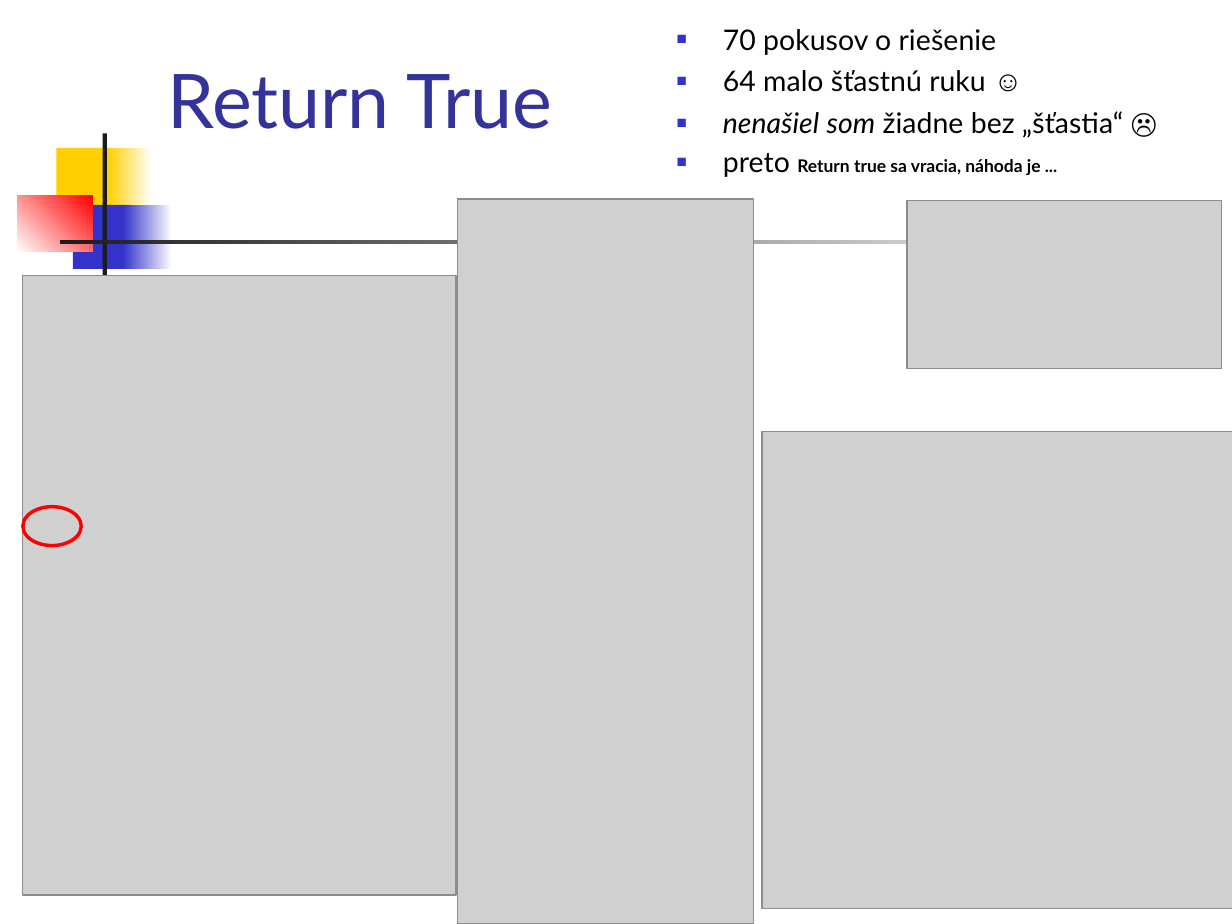
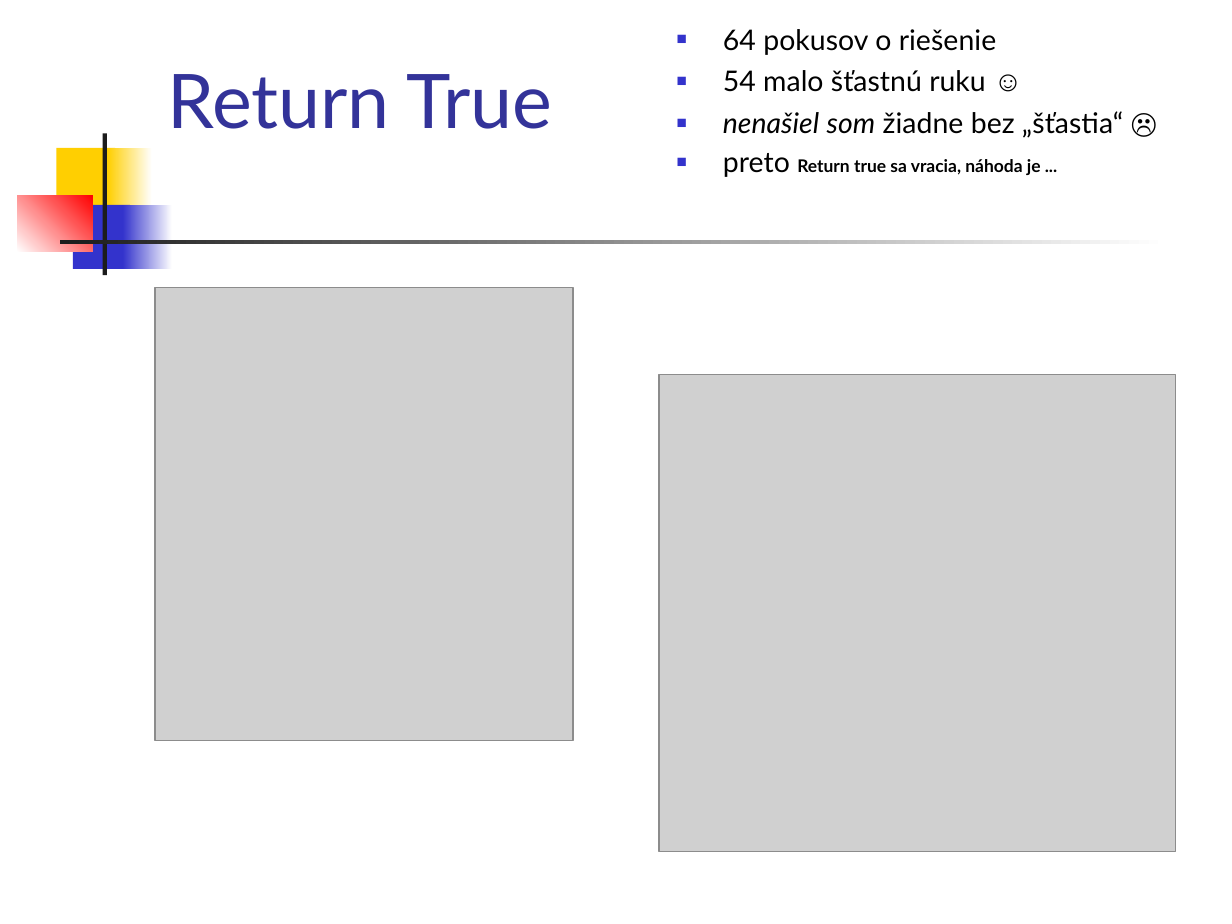
Before and after one commit to Programovanie4/Prednasky, a slide deck: slide 2 of 08/08_java_intro.ppt. Drawn at 1232x924 pixels with LibreOffice and Linux fonts; fonts in the diff are those of the drawing; grey boxes stand for pictures. Boxes give left, top, right and bottom in pixels: in the first picture for what was removed or moved away, otherwise in the second. Text is boxed around its words. In the diff, an @@ line names an element or a change of style, - is before the commit and + after.

```diff
--- a/08/08_java_intro.ppt
+++ b/08/08_java_intro.ppt
@@ text at bbox=[723, 29, 997, 92]: text changed @@
-■ 70 pokusov o riešenie
-■ 64 malo šťastnú ruku ☺
+■ 64 pokusov o riešenie
+■ 54 malo šťastnú ruku ☺
@@ picture removed at bbox=[907, 201, 1221, 368] @@
@@ picture: place and size @@
-picture at bbox=[458, 200, 754, 924]
+picture at bbox=[155, 287, 573, 740]
@@ picture: place and size @@
-picture at bbox=[23, 276, 457, 896]
+picture at bbox=[659, 375, 1175, 851]
@@ picture removed at bbox=[763, 431, 1232, 908] @@
@@ ellipse removed at bbox=[23, 506, 81, 546] @@
```
Also in this commit, not shown: 2 other slides changed, 3 slides added, 1 slide removed, 4 other files.
